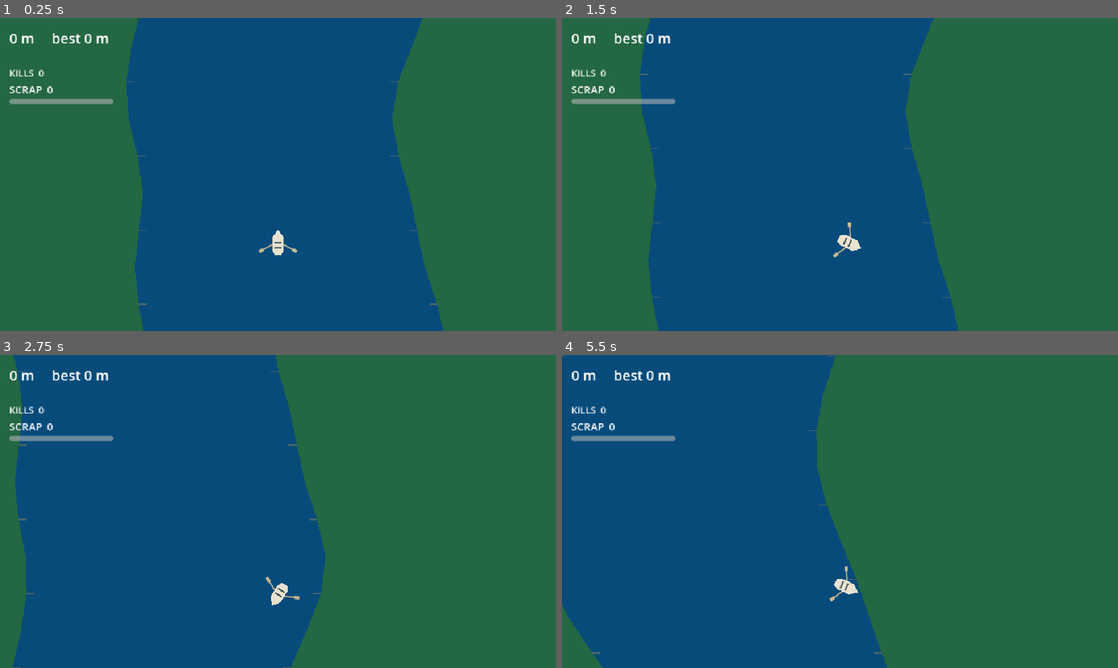
Above: before the commit, frames 1-4 (two rows, left to right).
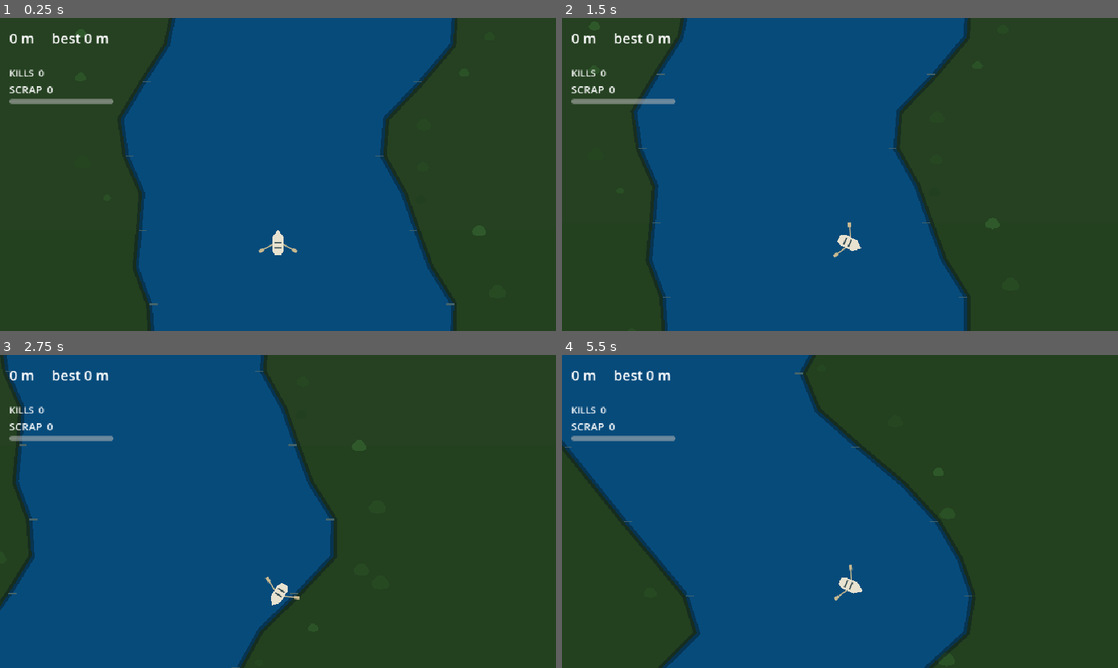
Above: after the commit, the same moments.

Repository: UnderstoodUseYourUsernameHere/break-water
Game: Godot game, scene res://scenes/Main.tscn
The game is run twice, just before and just after one commit, with the same random seed, the same clock (stepped at 60 frames per second) and the same inputs.
Inputs (mouse positions are in pixels of both pictures, inside the frame that each line leads up to):
- Up to frame 1 (0.25 s): no input
- Up to frame 2 (1.5 s): tap Enter at 0.5 s; move the mouse to (962, 158) at 0.52 s; hold D (steer_right) 0.53-1.25 s; hold W (row) 0.53-1.25 s; click (962, 158) at 0.67 s; drag from (728, 190) to (812, 237) at 1.27 s
- Up to frame 3 (2.75 s): move the mouse to (333, 442) at 2.02 s; hold D (steer_right) from 2.03 s (still down); hold W (row) from 2.03 s (still down); click (333, 442) at 2.1 s
- Up to frame 4 (5.5 s): release D (steer_right) at 2.75 s; release W (row) at 2.75 s; drag from (812, 574) to (673, 464) at 2.77 s; move the mouse to (1006, 558) at 3.52 s; hold A (steer_left) 3.53-4.25 s; hold W (row) 3.53-4.25 s; drag from (673, 464) to (756, 433) at 4.27 s; move the mouse to (867, 511) at 5.02 s; hold Down from 5.03 s (still down); hold W (row) from 5.03 s (still down); tap Shift at 5.1 s; click (867, 511) at 5.17 s

The runs differ from the first frame. In frame 1, 52% of the frame differs, in the area x 0-100%, y 0-100%; in frame 2, 52%; in frame 3, 52%; in frame 4, 62%.

Commit message:
feat: improve visual contrast, ground is now deeper green, add randomly spawning shrubbery and tinting as player goes higher up

Diff:
--- a/scripts/river_profile.gd
+++ b/scripts/river_profile.gd
@@ -5,7 +5,7 @@
 const SEGMENTS := 12
 const HEIGHT := STEP * SEGMENTS
 const BASE_HALF_WIDTH := 240.0
-const MIN_HALF_WIDTH := 170.0
+const MIN_HALF_WIDTH := 145.0
 const MAX_HALF_WIDTH := 305.0
 
 var run_seed: int
@@ -14,8 +14,11 @@
 
 func _init(seed_value: int = 2250) -> void:
 	run_seed = seed_value
-	_configure(_bend, run_seed, 0.0013)
-	_configure(_width, run_seed ^ 0x35ad, 0.0021)
+	_configure(_bend, run_seed, 0.0019)
+	_bend.fractal_type = FastNoiseLite.FRACTAL_FBM
+	_bend.fractal_octaves = 2
+	_bend.fractal_gain = 0.45
+	_configure(_width, run_seed ^ 0x35ad, 0.0025)
 
 func _configure(field: FastNoiseLite, field_seed: int, frequency: float) -> void:
 	field.seed = field_seed
@@ -28,11 +31,11 @@
 
 func banks_on_row(row: int) -> Vector2:
 	var y := float(row * STEP)
-	var center := 240.0 * _bend.get_noise_1d(y)
+	var center := 430.0 * _bend.get_noise_1d(y)
 	center *= smoothstep(0.0, 256.0, absf(y))
 
 	var half_width := clampf(
-		BASE_HALF_WIDTH + 95.0 * _width.get_noise_1d(y),
+		BASE_HALF_WIDTH + 115.0 * _width.get_noise_1d(y),
 		MIN_HALF_WIDTH,
 		MAX_HALF_WIDTH
 	)
--- a/scripts/river_skin.gd
+++ b/scripts/river_skin.gd
@@ -1,8 +1,20 @@
 extends Node2D
 
 @export var show_survey_marks := true
+@export var shrub_chance: float = 0.6
+@export var snow_line_px: float = 26000.0
+
+const LAND_LOW := Color("#23401f")
+const LAND_HIGH := Color("#6a6f72")
+const SHADOW_COLOR := Color(0.03, 0.09, 0.12, 0.45)
 
 var _marks := PackedVector2Array()
+var _shadow_left := PackedVector2Array()
+var _shadow_right := PackedVector2Array()
+var _shrub_pos := PackedVector2Array()
+var _shrub_size := PackedFloat32Array()
+var _shrub_color := PackedColorArray()
+
 
 func paint(
 	left: PackedVector2Array,
@@ -15,9 +27,18 @@
 	for i in range(right.size() - 1, -1, -1):
 		water.append(right[i])
 
+	var altitude := clampf(-start_y / snow_line_px, 0.0, 1.0)
+	var land_color := LAND_LOW.lerp(LAND_HIGH, altitude)
+
 	_set_surface($Water as Polygon2D, water, start_y)
 	_set_surface($LeftLand as Polygon2D, left_land, start_y)
 	_set_surface($RightLand as Polygon2D, right_land, start_y)
+
+	($LeftLand as Polygon2D).color = land_color
+	($RightLand as Polygon2D).color = land_color
+
+	_shadow_left = left
+	_shadow_right = right
 
 	_marks.clear()
 
@@ -26,7 +47,35 @@
 		_marks.append(left[i] + Vector2(14.0, 0.0))
 		_marks.append(right[i] - Vector2(14.0, 0.0))
 		_marks.append(right[i])
+
+	_build_shrubs(left, right, start_y, altitude)
 	queue_redraw()
+
+func _build_shrubs(
+	left: PackedVector2Array,
+	right: PackedVector2Array,
+	start_y: float,
+	altitude: float
+) -> void:
+	_shrub_pos.clear()
+	_shrub_size.clear()
+	_shrub_color.clear()
+
+	var rng := RandomNumberGenerator.new()
+	rng.seed = ("shrubs:%d" % int(start_y)).hash()
+
+	var base := Color("#2f5a2a").lerp(Color("#59605c"), altitude)
+
+	for i in range(left.size()):
+		if rng.randf() < shrub_chance:
+			_add_shrub(left[i] + Vector2(-rng.randf_range(16.0, 150.0), rng.randf_range(-24.0, 24.0)), rng, base)
+		if rng.randf() < shrub_chance:
+			_add_shrub(right[i] + Vector2(rng.randf_range(16.0, 150.0), rng.randf_range(-24.0, 24.0)), rng, base)
+
+func _add_shrub(at: Vector2, rng: RandomNumberGenerator, base: Color) -> void:
+	_shrub_pos.append(at)
+	_shrub_size.append(rng.randf_range(5.0, 12.0))
+	_shrub_color.append(base.lerp(Color.BLACK, rng.randf_range(0.0, 0.3)))
 
 func _set_surface(surface: Polygon2D, points: PackedVector2Array, start_y: float) -> void:
 	surface.polygon = points
@@ -36,5 +85,17 @@
 	surface.uv = uv
 
 func _draw() -> void:
+	for i in range(_shrub_pos.size()):
+		var at := _shrub_pos[i]
+		var r := _shrub_size[i]
+		var c := _shrub_color[i]
+		draw_circle(at, r, c)
+		draw_circle(at + Vector2(-r * 0.6, r * 0.2), r * 0.7, c)
+		draw_circle(at + Vector2(r * 0.6, r * 0.25), r * 0.65, c)
+
+	if _shadow_left.size() > 1:
+		draw_polyline(_shadow_left, SHADOW_COLOR, 11.0)
+		draw_polyline(_shadow_right, SHADOW_COLOR, 11.0)
+
 	if show_survey_marks and not _marks.is_empty():
 		draw_multiline(_marks, Color("#46646a"), 2.0)
